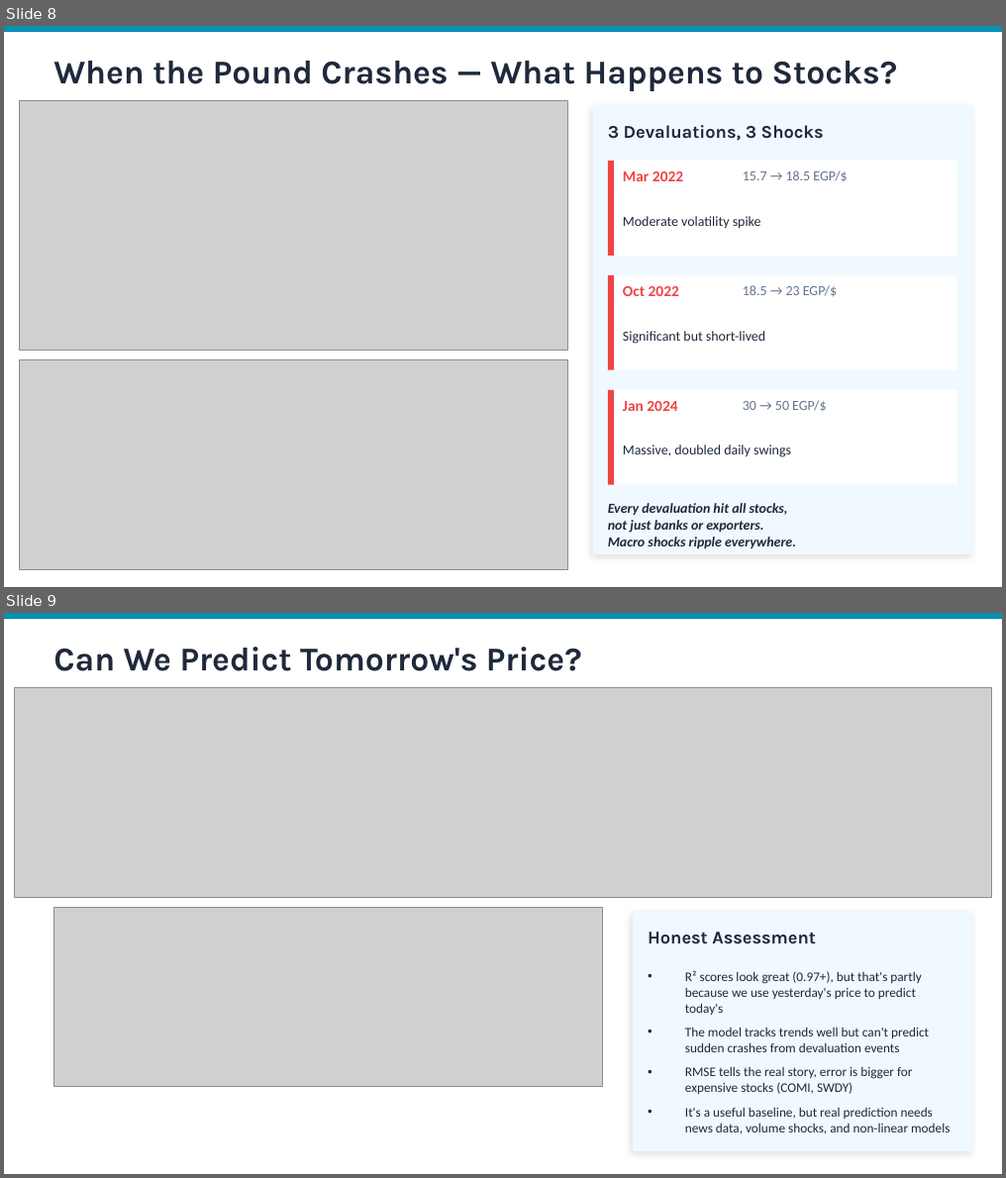
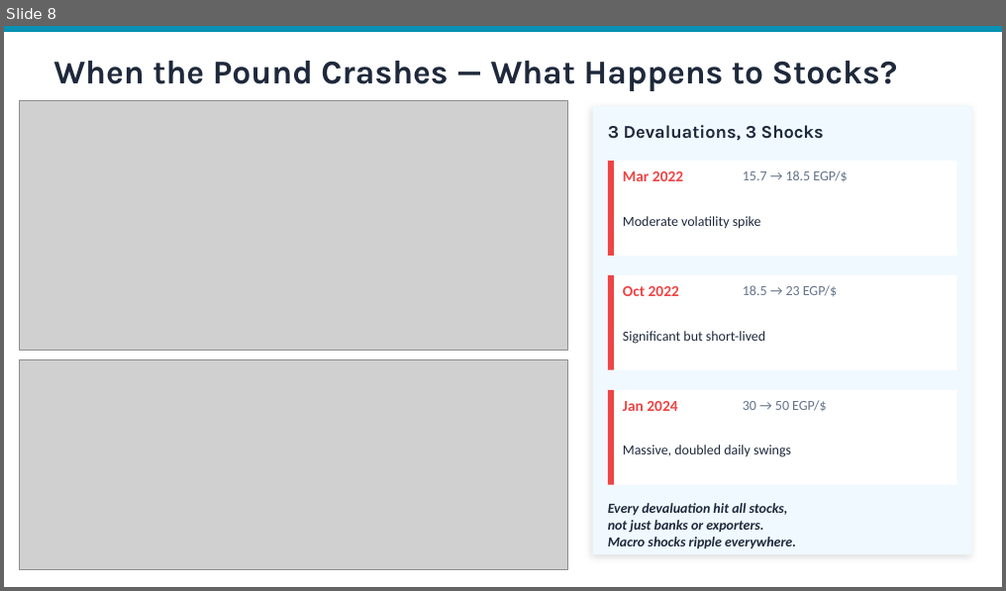
Before and after one commit to mohamedredasafan1/dataroom, a slide deck: EGX30_Presentation_Final.pptx. Shown one above the other, each under a label of ours: slides 8 and 9 before the commit, slide 8 after it. The pictures are 1006x1178 and 1006x591 pixels, drawn with LibreOffice and Linux fonts; fonts in the diff are those of the drawing; grey boxes stand for pictures. Boxes give left, top, right and bottom in pixels: in the first picture for what was removed or moved away, otherwise in the second. Text is boxed around its words. In the diff, an @@ line names an element or a change of style, - is before the commit and + after.

```diff
--- a/EGX30_Presentation_Final.pptx
+++ b/EGX30_Presentation_Final.pptx
@@ slide 9 removed at [4,613,1002,1174], background #FFFFFF @@
@@ rectangle removed at [4,613,1002,619] @@
@@ text removed at [54,647,582,671] @@
-Can We Predict Tomorrow's Price?
@@ picture removed at [14,688,992,897] @@
@@ picture removed at [54,907,603,1087] @@
@@ rectangle removed at [633,912,972,1152] @@
@@ text removed at [648,932,816,945] @@
-Honest Assessment
@@ text removed at [685,970,949,1135] @@
-• R² scores look great (0.97+), but that's partly because we use yesterday's price to predict today's
-• The model tracks trends well but can't predict sudden crashes from devaluation events
-• RMSE tells the real story, error is bigger for expensive stocks (COMI, SWDY)
-• It's a useful baseline, but real prediction needs news data, volume shocks, and non-linear models
```
Also in this commit, not shown: 2 slides changed, 5 other files.
